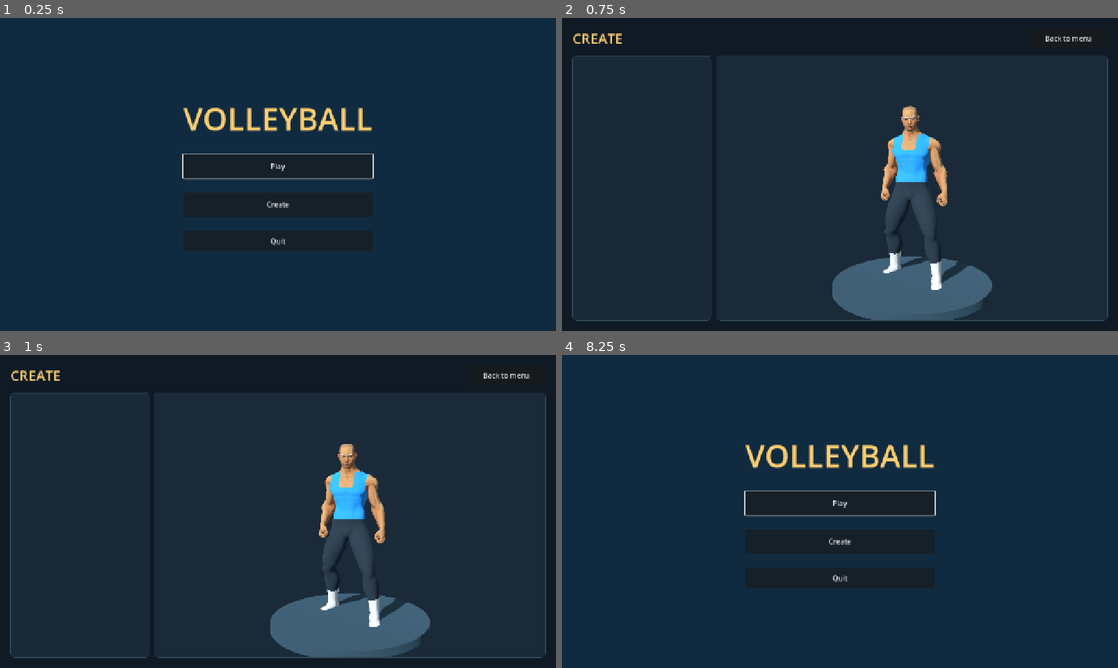
Above: before the commit, frames 1-4 (two rows, left to right).
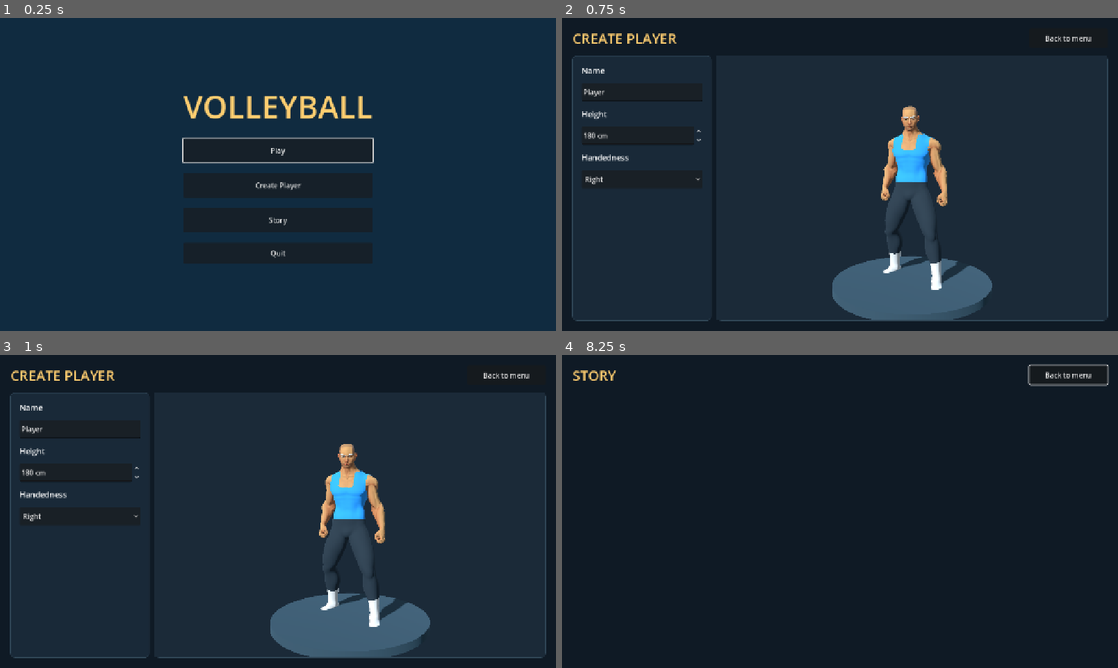
Above: after the commit, the same moments.

Repository: foreandr/volleyball
Game: Godot game, scene res://scenes/main.tscn
The game is run twice, just before and just after one commit, with the same random seed, the same clock (stepped at 60 frames per second) and the same inputs.
Inputs (mouse positions are in pixels of both pictures, inside the frame that each line leads up to):
- Up to frame 1 (0.25 s): no input
- Up to frame 2 (0.75 s): click "Create" (after the commit: "Create Player") at 0.5 s
- Up to frame 3 (1 s): no input
- Up to frame 4 (8.25 s): click "Back to menu" at 1.25 s; click "Play" at 2 s; click "Menu" at 2.75 s; click "Play" at 3.5 s; tap Enter at 4.25 s; move the mouse to (962, 495) at 4.27 s; hold Right 4.28-5 s; tap R at 4.35, 5.85, 7.35 s; click (962, 495) at 4.42 s; drag from (728, 527) to (812, 574) at 5.02 s; move the mouse to (895, 442) at 5.77 s; hold Right 5.78-6.5 s; drag from (812, 574) to (673, 464) at 6.52 s; move the mouse to (1006, 558) at 7.27 s; hold Left 7.28-8 s; tap Escape at 7.9 s; click (840, 558) at 8 s, where only the run after the commit has a clickable "Story"

The runs differ from the first frame. In frame 1, 3.1% of the frame differs, in the area x 32-68%, y 24-77%; in frame 2, 0.7%; in frame 3, 0.7%; in frame 4, 92%, in the area x 0-100%, y 0-100%.

Commit message:
Add saved player name height and handedness and a Story menu entry

Diff:
--- /dev/null
+++ b/scenes/story.tscn
@@ -0,0 +1,12 @@
+[gd_scene load_steps=2 format=3]
+
+[ext_resource type="Script" path="res://scripts/story.gd" id="1"]
+
+[node name="Story" type="Control"]
+layout_mode = 3
+anchors_preset = 15
+anchor_right = 1.0
+anchor_bottom = 1.0
+grow_horizontal = 2
+grow_vertical = 2
+script = ExtResource("1")
--- a/scripts/court.gd
+++ b/scripts/court.gd
@@ -67,6 +67,7 @@
 		athlete.player_number = index%2+1
 		athlete.position = [Vector3(-1.9,0.025,4.6),Vector3(1.7,0.025,2.4),Vector3(-1.7,0.025,-2.4),Vector3(1.9,0.025,-4.6)][index]
 		athlete.rotation.y = PI if index < 2 else 0.0
+		if index == 0: athlete.apply_profile(preload("res://scripts/player_profile.gd").load_profile())
 		add_child(athlete)
 		players.append(athlete)
 	camera = preload("res://scripts/court_camera.gd").new()
--- a/scripts/create.gd
+++ b/scripts/create.gd
@@ -1,4 +1,9 @@
 extends Control
+const Profile = preload("res://scripts/player_profile.gd")
+var profile: Dictionary = Profile.load_profile()
+var name_field: LineEdit
+var height_field: SpinBox
+var hand_field: OptionButton
 var preview: SubViewportContainer
 var preview_camera: Camera3D
 var preview_player: Node3D
@@ -23,7 +28,7 @@
 	margin.add_child(column)
 	var header := HBoxContainer.new()
 	column.add_child(header)
-	var title := label("CREATE",32)
+	var title := label("CREATE PLAYER",32)
 	title.add_theme_color_override("font_color",Color("ffce70"))
 	title.size_flags_horizontal = Control.SIZE_EXPAND_FILL
 	header.add_child(title)
@@ -46,6 +51,34 @@
 	var controls := VBoxContainer.new()
 	controls.add_theme_constant_override("separation",16)
 	tool_margin.add_child(controls)
+	controls.add_child(label("Name",18))
+	name_field = LineEdit.new()
+	name_field.name = "PlayerName"
+	name_field.max_length = 32
+	name_field.text = profile.name
+	name_field.custom_minimum_size.y = 42
+	name_field.text_changed.connect(func(value): profile.name = value; update_profile())
+	controls.add_child(name_field)
+	controls.add_child(label("Height",18))
+	height_field = SpinBox.new()
+	height_field.name = "PlayerHeight"
+	height_field.min_value = 120
+	height_field.max_value = 240
+	height_field.step = 1
+	height_field.suffix = "cm"
+	height_field.value = profile.height_cm
+	height_field.custom_minimum_size.y = 42
+	height_field.value_changed.connect(func(value): profile.height_cm = value; update_profile())
+	controls.add_child(height_field)
+	controls.add_child(label("Handedness",18))
+	hand_field = OptionButton.new()
+	hand_field.name = "PlayerHandedness"
+	hand_field.add_item("Right")
+	hand_field.add_item("Left")
+	hand_field.select(1 if profile.handedness == "Left" else 0)
+	hand_field.custom_minimum_size.y = 42
+	hand_field.item_selected.connect(func(index): profile.handedness = "Left" if index == 1 else "Right"; update_profile())
+	controls.add_child(hand_field)
 	var stage := panel()
 	stage.name = "RightPreview"
 	stage.custom_minimum_size.x = 400
@@ -102,6 +135,7 @@
 	preview_player = preload("res://scripts/volleyball_player.gd").new()
 	preview_player.name = "PreviewPlayer"
 	preview_player.position.y = 0.04
+	preview_player.apply_profile(profile)
 	world.add_child(preview_player)
 	preview_camera = Camera3D.new()
 	preview_camera.name = "PreviewCamera"
@@ -184,6 +218,10 @@
 	result.pressed.connect(action)
 	return result
 
+func update_profile() -> void:
+	Profile.save_profile(profile)
+	if is_instance_valid(preview_player): preview_player.apply_profile(profile)
+
 func open_menu() -> void:
 	get_tree().change_scene_to_file("res://scenes/main.tscn")
 
--- a/scripts/main.gd
+++ b/scripts/main.gd
@@ -9,7 +9,7 @@
 	center.set_anchors_and_offsets_preset(Control.PRESET_FULL_RECT)
 	add_child(center)
 	var column := VBoxContainer.new()
-	column.add_theme_constant_override("separation",32)
+	column.add_theme_constant_override("separation",24)
 	center.add_child(column)
 	var title := Label.new()
 	title.text = "VOLLEYBALL"
@@ -24,10 +24,16 @@
 	play.grab_focus()
 	var create := Button.new()
 	create.name = "Create"
-	create.text = "Create"
+	create.text = "Create Player"
 	create.custom_minimum_size.y = 56
 	create.pressed.connect(func(): get_tree().change_scene_to_file("res://scenes/create.tscn"))
 	column.add_child(create)
+	var story := Button.new()
+	story.name = "Story"
+	story.text = "Story"
+	story.custom_minimum_size.y = 56
+	story.pressed.connect(func(): get_tree().change_scene_to_file("res://scenes/story.tscn"))
+	column.add_child(story)
 	var quit := Button.new()
 	quit.text = "Quit"
 	quit.custom_minimum_size.y = 48
--- /dev/null
+++ b/scripts/player_profile.gd
@@ -0,0 +1,17 @@
+extends RefCounted
+const PATH := "user://player.cfg"
+const DEFAULTS := {"name":"Player","height_cm":180.0,"handedness":"Right"}
+
+static func load_profile() -> Dictionary:
+	var config := ConfigFile.new()
+	config.load(PATH)
+	return clean({"name":config.get_value("player","name",DEFAULTS.name),"height_cm":config.get_value("player","height_cm",DEFAULTS.height_cm),"handedness":config.get_value("player","handedness",DEFAULTS.handedness)})
+
+static func clean(profile: Dictionary) -> Dictionary:
+	return {"name":str(profile.get("name",DEFAULTS.name)).strip_edges().left(32),"height_cm":clampf(float(profile.get("height_cm",180)),120.0,240.0),"handedness":"Left" if profile.get("handedness","Right") == "Left" else "Right"}
+
+static func save_profile(profile: Dictionary) -> Error:
+	var config := ConfigFile.new()
+	var values := clean(profile)
+	for key in values: config.set_value("player",key,values[key])
+	return config.save(PATH)
--- /dev/null
+++ b/scripts/story.gd
@@ -0,0 +1,29 @@
+extends Control
+
+func _ready() -> void:
+	var background := ColorRect.new()
+	background.color = Color("0f1a25")
+	background.set_anchors_and_offsets_preset(Control.PRESET_FULL_RECT)
+	add_child(background)
+	var title := Label.new()
+	title.text = "STORY"
+	title.position = Vector2(24,24)
+	title.add_theme_font_size_override("font_size",32)
+	title.add_theme_color_override("font_color",Color("ffce70"))
+	add_child(title)
+	var back := Button.new()
+	back.text = "Back to menu"
+	back.set_anchors_and_offsets_preset(Control.PRESET_TOP_RIGHT)
+	back.offset_left = -204
+	back.offset_right = -24
+	back.offset_top = 24
+	back.offset_bottom = 68
+	back.pressed.connect(open_menu)
+	add_child(back)
+	back.grab_focus()
+
+func open_menu() -> void:
+	get_tree().change_scene_to_file("res://scenes/main.tscn")
+
+func _unhandled_input(event: InputEvent) -> void:
+	if event is InputEventKey and event.pressed and event.keycode == KEY_ESCAPE: open_menu()
--- a/scripts/volleyball_player.gd
+++ b/scripts/volleyball_player.gd
@@ -1,6 +1,9 @@
 extends Node3D
 @export var team_color := Color("2c8fe5")
 @export var player_number := 1
+var display_name := "Player"
+var height_cm := 180.0
+var handedness := "Right"
 var model: Node3D
 var skeleton: Skeleton3D
 var animator: AnimationPlayer
@@ -67,3 +70,10 @@
 		ResourceSaver.save(library,"user://animations/%s_%s.tres" % [name,slot])
 	play_action(slot)
 	return true
+
+func apply_profile(profile: Dictionary) -> void:
+	var values := preload("res://scripts/player_profile.gd").clean(profile)
+	display_name = values.name
+	height_cm = values.height_cm
+	handedness = values.handedness
+	scale = Vector3.ONE*(height_cm/180.0)
